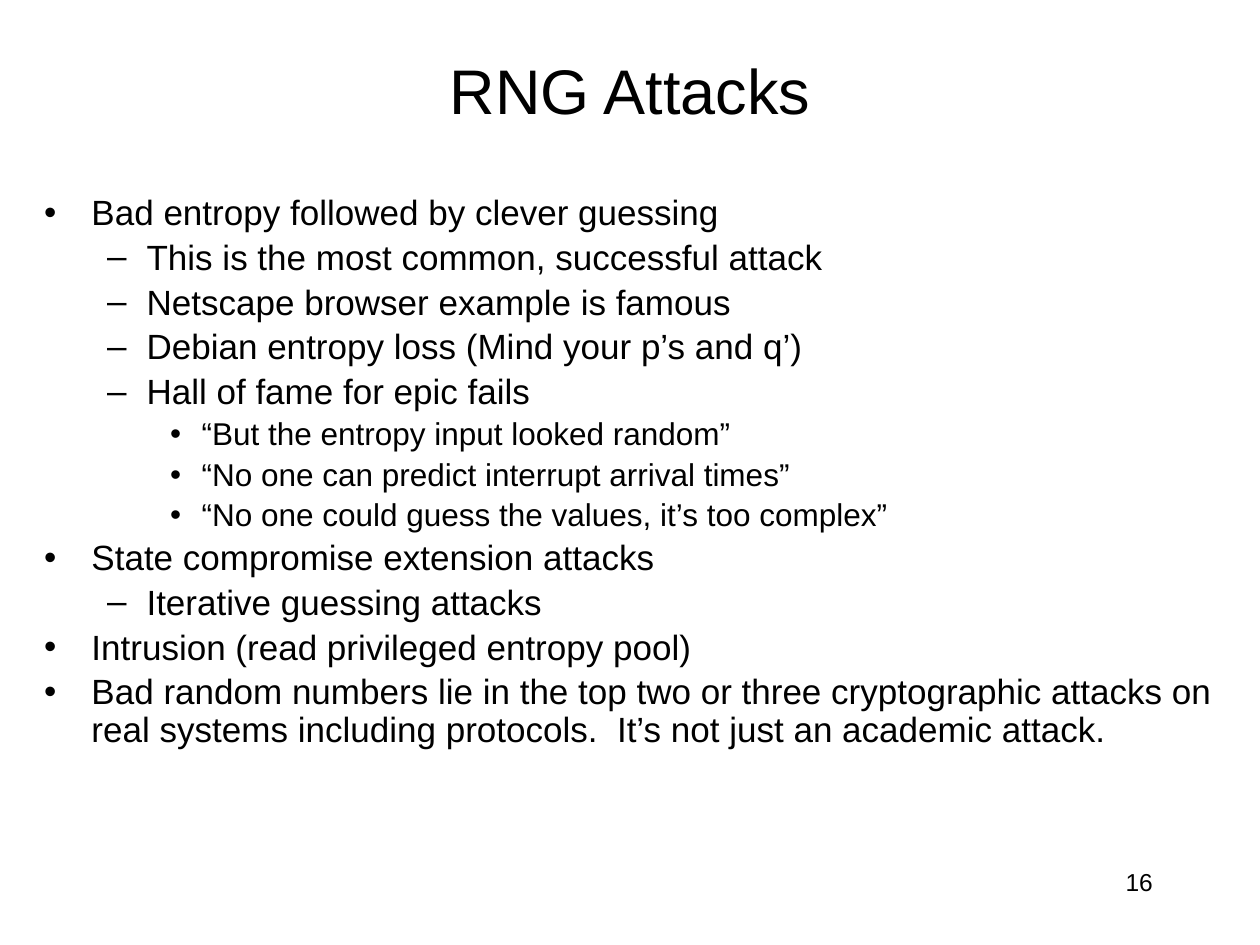
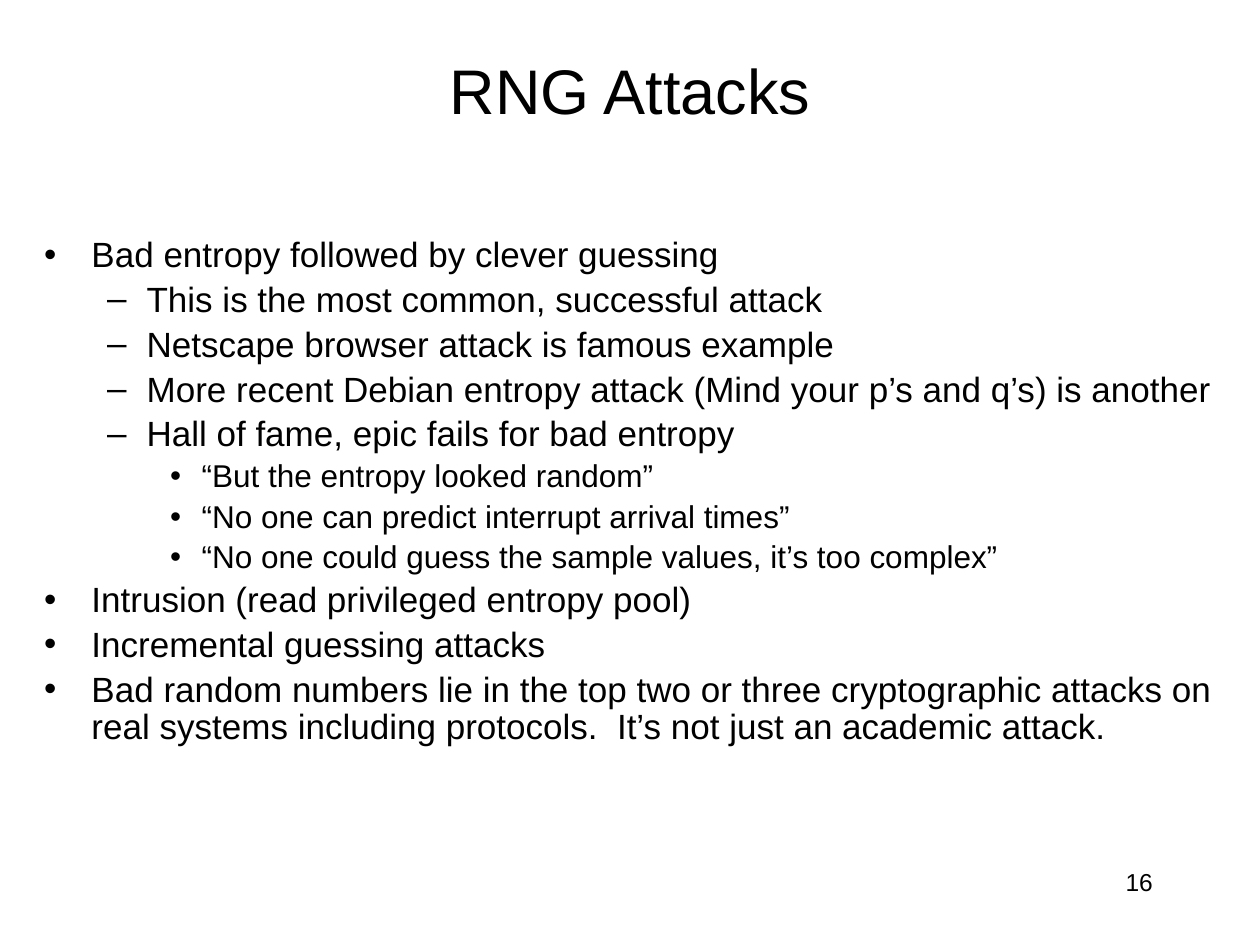
Before and after one commit to jlmucb/class_notes, a slide deck: slide 16 of BerkeleyClass/CS290Spring2013/Lectures/entropy_talk.pptx. Drawn at 1260x945 pixels with LibreOffice and Linux fonts; fonts in the diff are those of the drawing. Boxes give left, top, right and bottom in pixels: in the first picture for what was removed or moved away, otherwise in the second. Text is boxed around its words. In the diff, an @@ line names an element or a change of style, - is before the commit and + after.

Commit message:
a few edits

```diff
--- a/BerkeleyClass/CS290Spring2013/Lectures/entropy_talk.pptx
+++ b/BerkeleyClass/CS290Spring2013/Lectures/entropy_talk.pptx
@@ text "Bad entropy followed by clever ...": place and size @@
-text "Bad entropy followed by clever ..." at <box>91,199,1211,749</box>
+text "Bad entropy followed by clever ..." at <box>91,241,1211,746</box>
@@ text at <box>147,331,1210,493</box>: text changed @@
-  – Netscape browser example is famous
-  – Debian entropy loss (Mind your p’s and q’)
-  – Hall of fame for epic fails
-    • “But the entropy input looked random”
+  – Netscape browser attack is famous example
+  – More recent Debian entropy attack (Mind your p’s and q’s) is another
+  – Hall of fame, epic fails for bad entropy
+    • “But the entropy looked random”
@@ text at <box>202,545,998,574</box>: text changed; size 20 to 18 pt @@
-    • “No one could guess the values, it’s too complex”
-• State compromise extension attacks
-  – Iterative guessing attacks
+    • “No one could guess the sample values, it’s too complex”
@@ text at <box>91,631,545,664</box>: paragraph added @@
+• Incremental guessing attacks
```
Also in this commit, not shown: 18 other slides changed.
